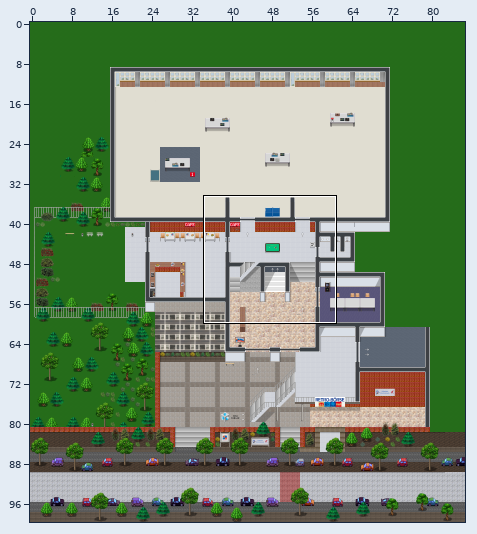
Two states of a Tiled map (JSON), map/boerse.json. The picture above shows the old version from afar; the outline marks the close-up.
Close-up. Before:
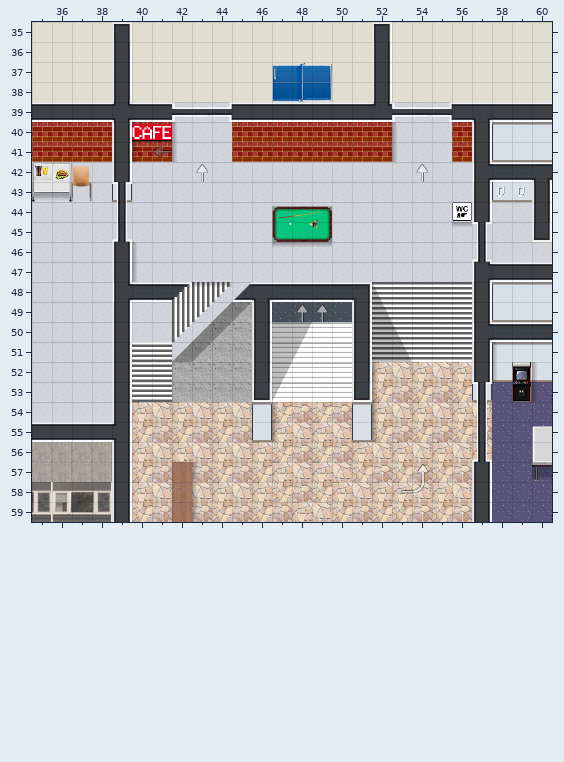
Cells are 32x32 px. Shown: x 35..60, y 35..59. The commit also changed other parts of the map, which this record leaves out.
After the commit:
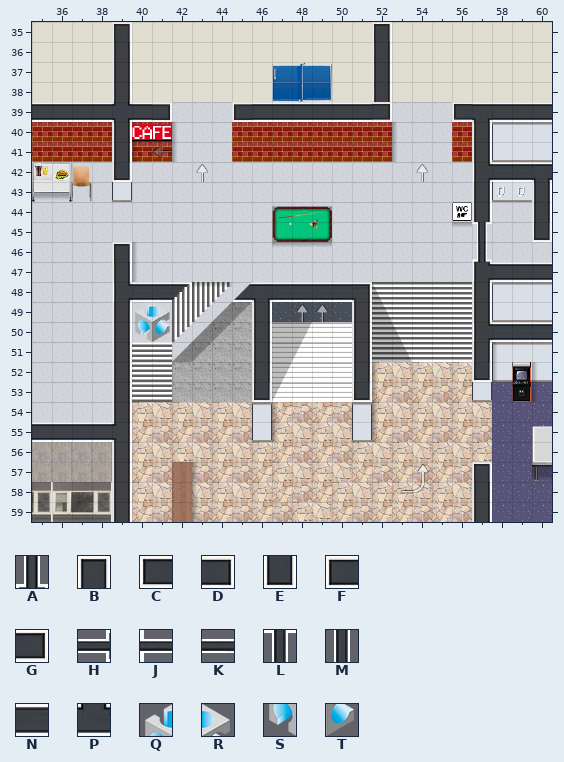
Key: from "Material": A 117, B 120, C 120 flipped on the diagonal, D 120 flipped on the other diagonal, E 120 flipped up-down, F 120 turned 270, G 120 turned 90, H 126, J 128, K 129, L 145, M 159, N 161, P 162; from "Schrift": Q 8, R 9, S 22, T 23.
_ is an empty cell.
Edits made:
Layer "Equipment":
Tile Q now appears in row 49 at x 40.
Tile R now appears in row 49 at x 41.
Tile S now appears in row 50 at x 40.
Tile T now appears in row 50 at x 41.
Layer "override":
Tile B now appears in row 46 at x 39; in row 57 at x 57.
The author changed tile N to tile C in row 39 at x 56.
The author changed tile N to tile D in row 39 at x 41.
Tile E now appears in row 42 at x 39; in row 52 at x 57.
The author changed tile N to tile F in row 39 at x 45.
The author changed tile P to tile G in row 39 at x 52.
Tile A is gone in row 45 at x 39; in row 56 at x 57.
Tile H is gone in row 39 at x 44 and 55.
Tile J is gone in row 39 at x 42 and 53.
Tile K is gone in row 39 at x 43 and 54.
Tile L is gone in row 43 at x 39; in row 53 at x 57.
Tile M is gone in row 44 at x 39; in rows 54 to 55 at x 57.
Boxes around the changes in both close-ups, in picture pixels (x1, y1, x2, y2):
changed: (152, 102, 252, 122)
changed: (372, 102, 472, 122)
changed: (112, 162, 132, 262)
added: (135, 302, 170, 342)
changed: (472, 362, 492, 482)
